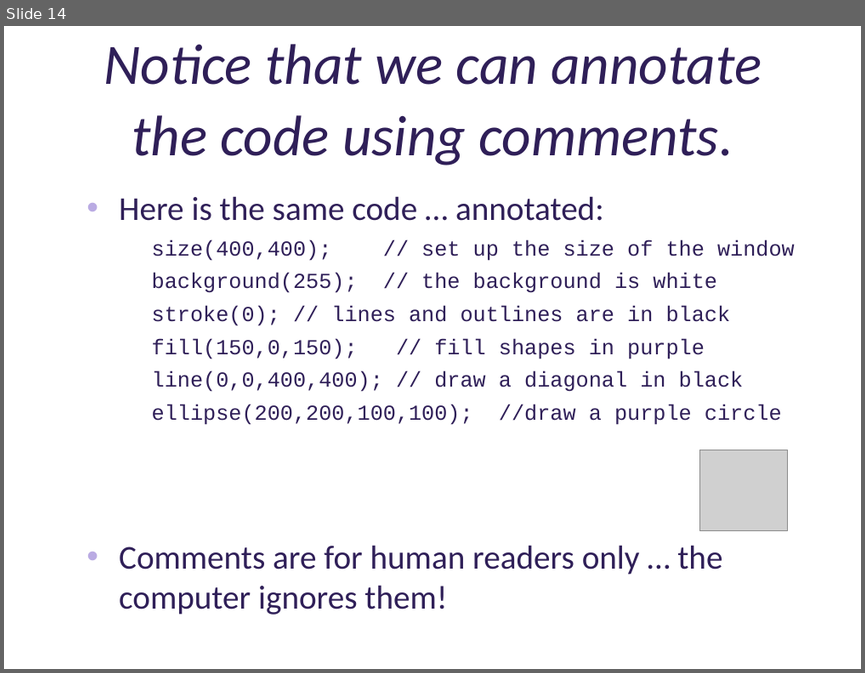
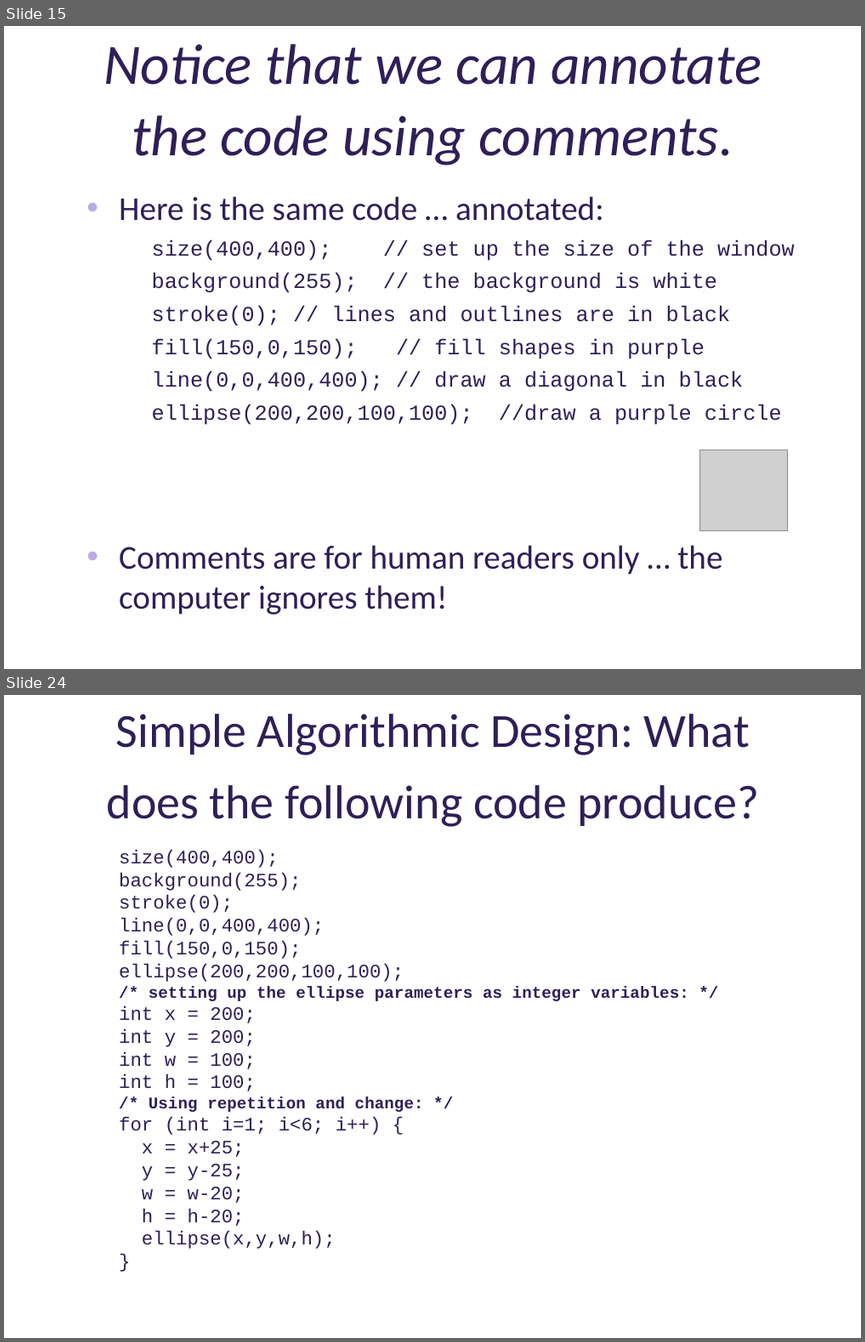
Before and after one commit to deenaengel/TF3_ProcessingSlides, a slide deck: Processing_Presentation_TF3_DE_notes.pptx. Shown one above the other, each under a label of ours: slide 14 before the commit, slides 15 and 24 after it; the slides between them are not shown. The pictures are 865x673 and 865x1342 pixels, drawn with LibreOffice and Linux fonts; fonts in the diff are those of the drawing; grey boxes stand for pictures; background and template pictures are left out. Boxes give left, top, right and bottom in pixels: in the first picture for what was removed or moved away, otherwise in the second. Text is boxed around its words. In the diff, an @@ line names an element or a change of style, - is before the commit and + after.

```diff
--- a/Processing_Presentation_TF3_DE_notes.pptx
+++ b/Processing_Presentation_TF3_DE_notes.pptx
@@ slide 24 added at (4,695,861,1338), background picture (left out) @@
@@ title added at (107,714,760,827), 40 pt, text #2F1F58 @@
+Simple Algorithmic Design: What does the following code produce?
@@ text added at (119,850,689,1248), 16 pt, text #2F1F58 @@
+  size(400,400);
+  background(255);
+  stroke(0);
+  line(0,0,400,400);
+  fill(150,0,150);
+  ellipse(200,200,100,100);
+  /* setting up the ellipse parameters as integer variables: */
+  int x = 200;
+  int y = 200;
+  int w = 100;
+  int h = 100;
+  /* Using repetition and change: */
+  for (int i=1; i<6; i++) {
+  x = x+25;
+  y = y-25;
+  w = w-20;
+  h = h-20;
+  ellipse(x,y,w,h);
+  }
@@ what was slide 14 is now slide 15 @@
```
Also in this commit, not shown: 1 slide changed, 21 other slides added, 3 slides removed, 1 other file.
